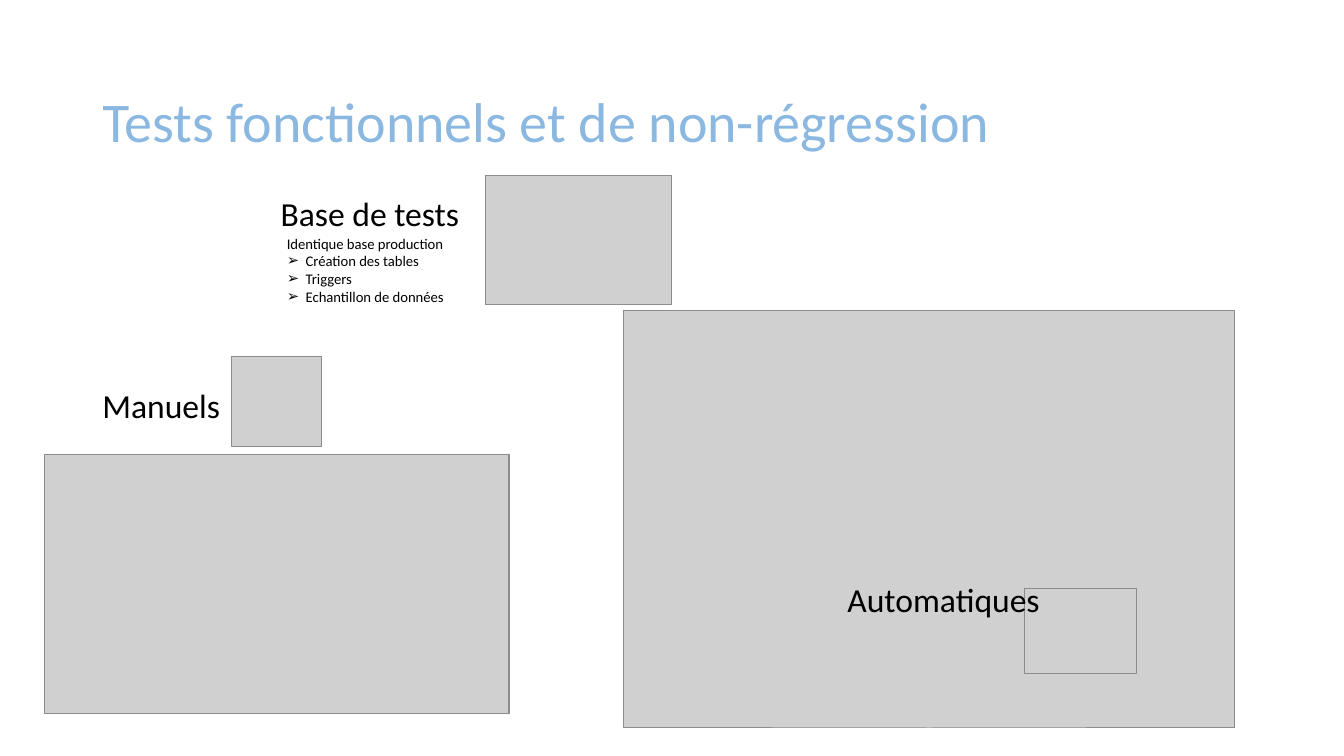
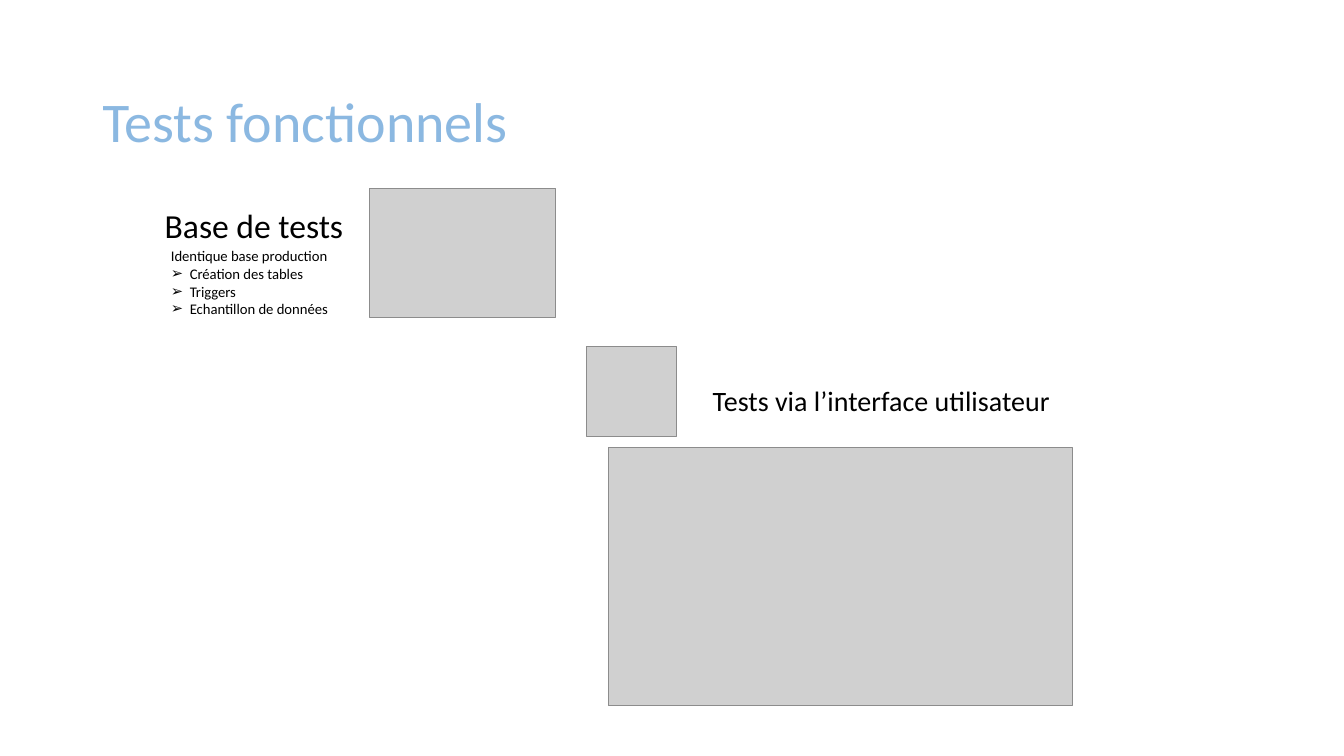
Before and after one commit to mapette/sos_immo_backend, a slide deck: slide 19 of doc/présentation V5.pptx (slide 18 before the commit). Drawn at 1344x756 pixels with LibreOffice and Linux fonts; fonts in the diff are those of the drawing; grey boxes stand for pictures. Boxes give left, top, right and bottom in pixels: in the first picture for what was removed or moved away, otherwise in the second. Text is boxed around its words. In the diff, an @@ line names an element or a change of style, - is before the commit and + after.

```diff
--- a/doc/présentation V5.pptx
+++ b/doc/présentation V5.pptx
@@ title at (102,103,507,143): text changed @@
-Tests fonctionnels et de non-régression
+Tests fonctionnels
@@ text "Base de tests": place and size @@
-text "Base de tests" at (281,202,459,227)
+text "Base de tests" at (165,214,343,239)
@@ picture: place and size @@
-picture at (485,175,671,304)
+picture at (369,189,556,318)
@@ text "Identique base production": place and size @@
-text "Identique base production" at (287,238,444,302)
+text "Identique base production" at (171,250,328,314)
@@ picture removed at (624,312,1235,729) @@
@@ picture: place and size @@
-picture at (232,357,323,448)
+picture at (587,347,678,438)
@@ text removed at (102,394,220,419) @@
-Manuels
@@ text added at (713,391,1050,412), 20 pt, text #000000 @@
+Tests via l’interface utilisateur
@@ picture: place and size @@
-picture at (44,455,509,714)
+picture at (608,447,1073,706)
@@ text removed at (847,588,1039,620) @@
-Automatiques
@@ picture removed at (1024,589,1136,674) @@
```
Also in this commit, not shown: 2 other slides changed, 4 slides added, 2 other files.
